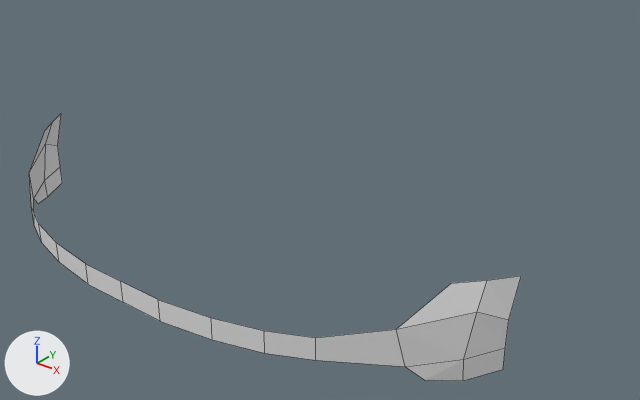
One commit to the Blender file batman_car.blend: the scene before it, then after it.
Both versions are drawn from a camera (50 mm lens) standing at (2.33, -4.24, 2.0) and looking at (0.2, -1.57, 0.35). Arrows for +X, +Y and +Z are at lower left; the lights stay in place. Mesh edges are drawn as thin lines.
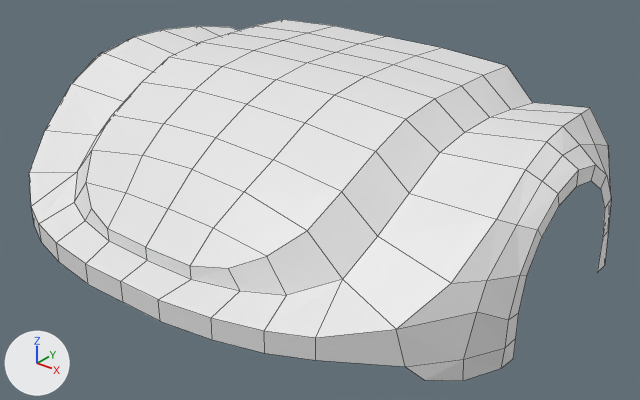
Boxes [x1, y1, x2, y2] around the edits, measured in the pictures (640 x 400 px):
'Plane', reshaped (18% wider, 35% taller)
    before: [29, 114, 521, 381]
    after: [29, 19, 611, 381]
part 1 of me_plane, built on
    before: [45, 114, 521, 378]
    after: [29, 19, 611, 378]

Diff of the bpy script that builds the scene:
```diff
--- a/batman_car.blend.py
+++ b/batman_car.blend.py
@@ me_plane @@
 # used by ob_plane; location = (0.0, -2.498, 0.229); rotation_euler = (1.571, 0.0, 0.0), in degrees (90, 0, 0)
-me_plane.from_pydata(...)  # 22 vertices, 11 faces; spans x 0.0..1.25, y -0.109..0.257, z -0.693..0.0
+me_plane.from_pydata(...)  # 98 vertices, 77 faces; spans x 0.0..1.25, y -0.109..0.654, z -1.721..0.0
+# me_plane part 1
+# 1 vertex is removed from x 1.25, y 0.248, z -0.693
+# 1 face is deleted
+# 1 vertex moves from x 1.245, y -0.108, z -0.64 to x 1.237, y -0.108, z -0.64
+# 72 vertices are added at x 0.0..1.25, y -0.108..0.654, z -1.721..-0.131
+# 5 new vertices lie (0.304, 0.0, 0.0) away from vertices in x 0.0, y 0.628..0.654, z -1.672..-0.882
+# 67 new faces join them
```
